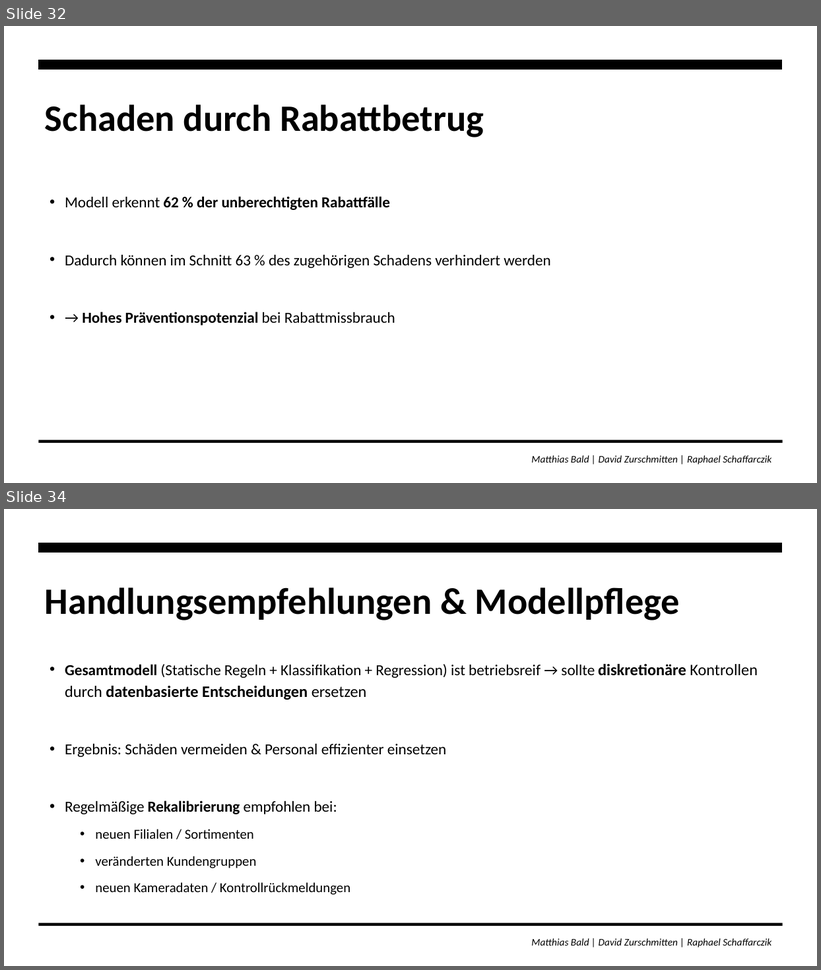
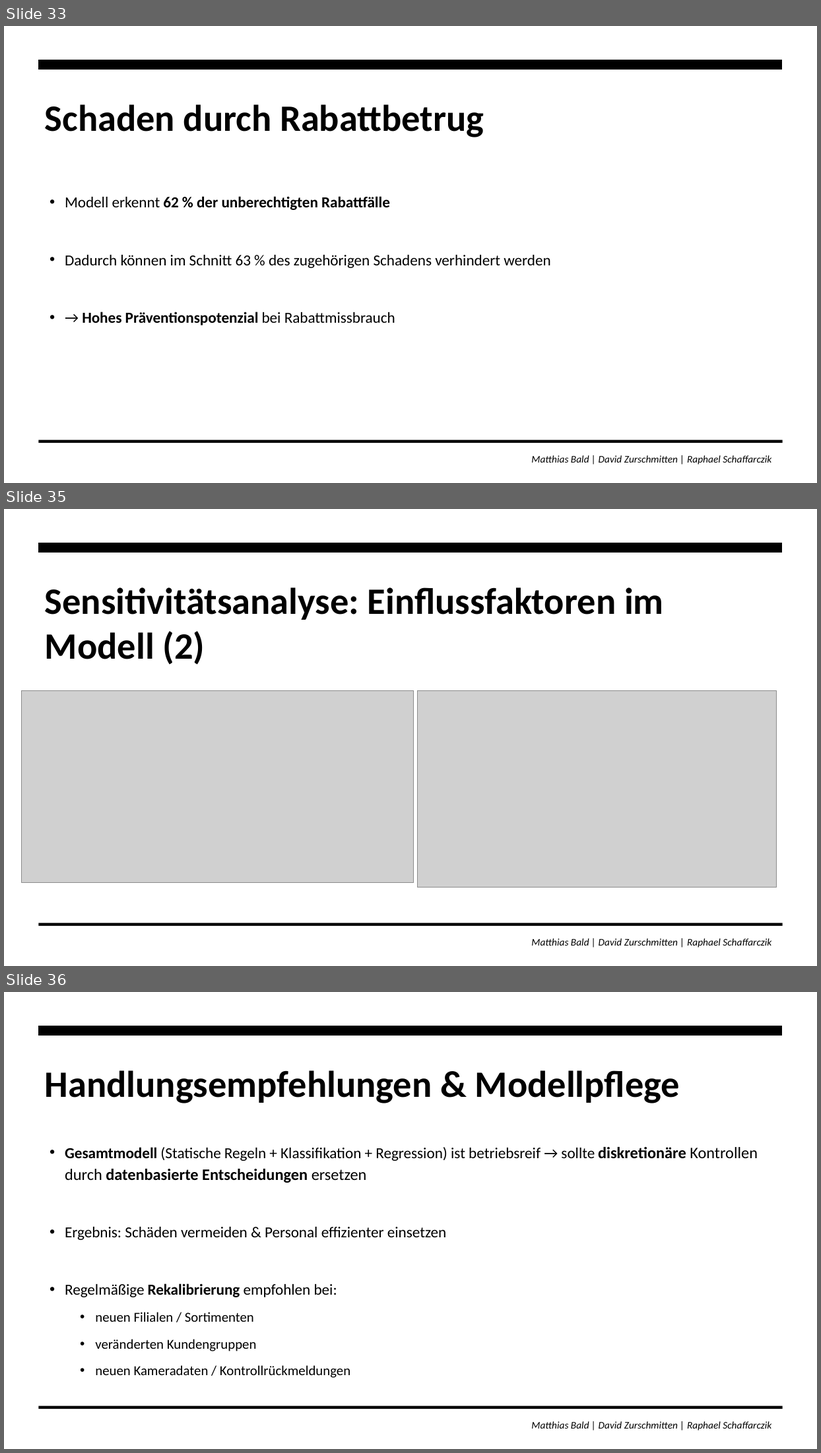
Before and after one commit to zurdavid/projektpraktikum-datascience, a slide deck: präsentationen/Meilenstein3_Praesentation_Entwurf_.pptx. Shown one above the other, each under a label of ours: slides 32 and 34 before the commit, slides 33, 35 and 36 after it; the slides between them are not shown. The pictures are 821x970 and 821x1453 pixels, drawn with LibreOffice and Linux fonts; fonts in the diff are those of the drawing; grey boxes stand for pictures; background and template pictures are left out. Boxes give left, top, right and bottom in pixels: in the first picture for what was removed or moved away, otherwise in the second. Text is boxed around its words. In the diff, an @@ line names an element or a change of style, - is before the commit and + after.

```diff
--- a/präsentationen/Meilenstein3_Praesentation_Entwurf_.pptx
+++ b/präsentationen/Meilenstein3_Praesentation_Entwurf_.pptx
@@ slide 35 added at box(4, 509, 817, 966), background #FFFFFF; not listed: 3 template elements that a slide beside it also shows @@
@@ title added at box(45, 588, 664, 665), 44 pt, text #000000, bold @@
+Sensitivitätsanalyse: Einflussfaktoren im Modell (2)
@@ picture added at box(22, 691, 414, 883) @@
@@ picture added at box(418, 691, 777, 888) @@
@@ what was slide 32 is now slide 33 @@
@@ what was slide 34 is now slide 36 @@
```
Also in this commit, not shown: 1 slide changed, 1 other slide added, 1 other file.
